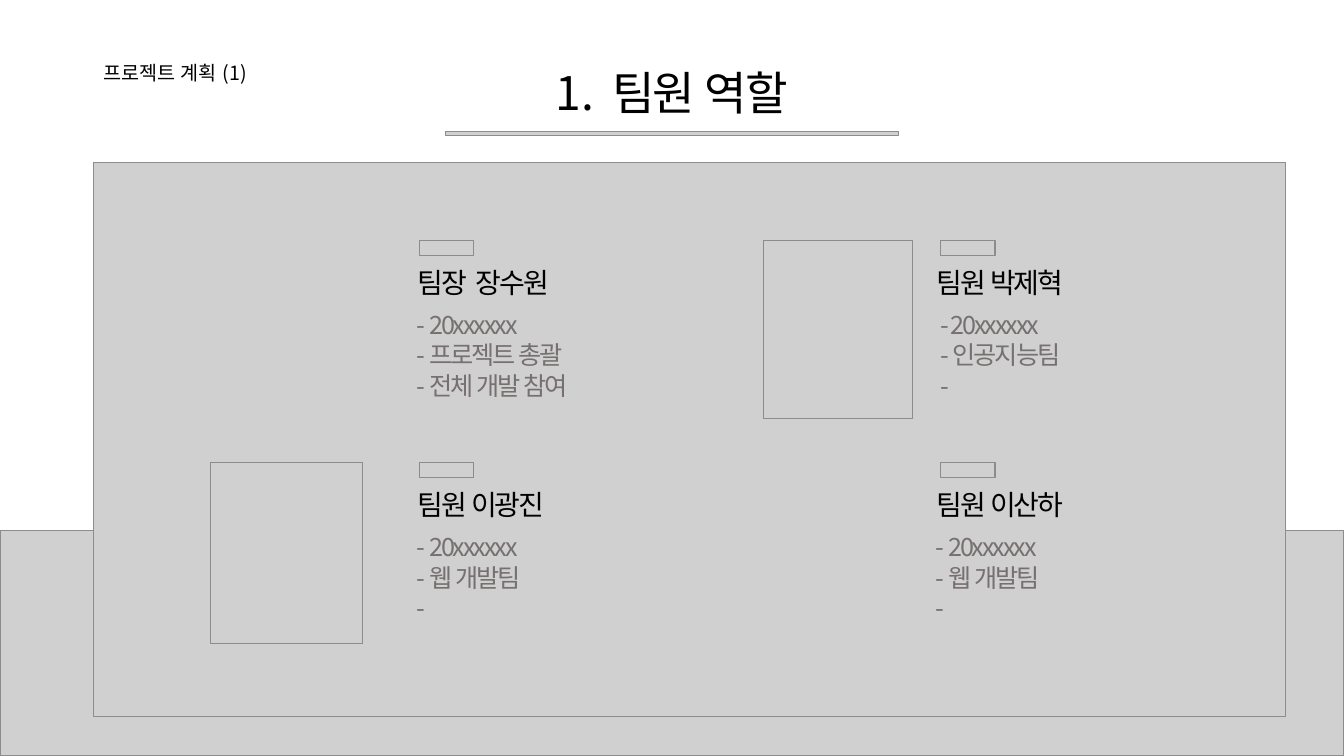
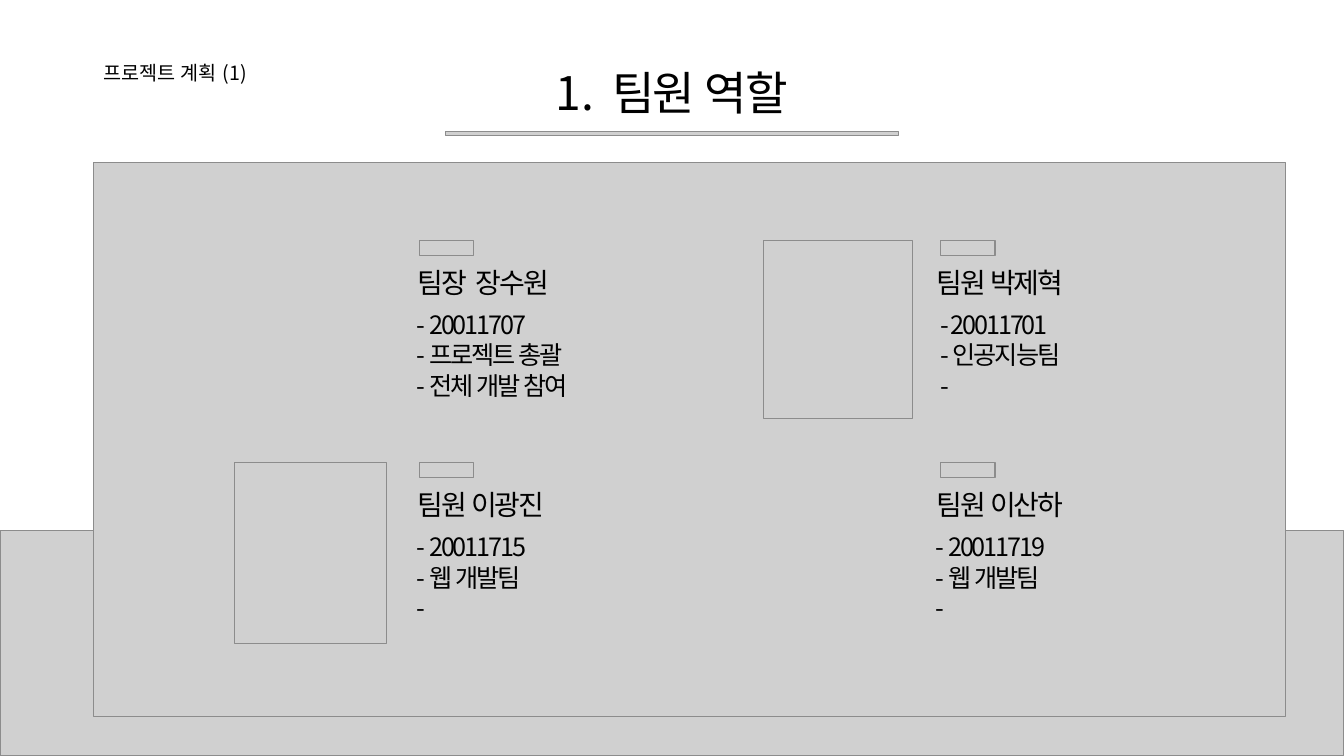
Before and after one commit to zelatndnjs/PromptShield, a slide deck: slide 19 of DOCS/정보보호학과_1조_PromptShield_기획발표.pptx. Drawn at 1344x756 pixels with LibreOffice and Linux fonts; fonts in the diff are those of the drawing; grey boxes stand for pictures; background and template pictures are left out. Boxes give left, top, right and bottom in pixels: in the first picture for what was removed or moved away, otherwise in the second. Text is boxed around its words. In the diff, an @@ line names an element or a change of style, - is before the commit and + after.

```diff
--- a/DOCS/정보보호학과_1조_PromptShield_기획발표.pptx
+++ b/DOCS/정보보호학과_1조_PromptShield_기획발표.pptx
@@ text at box(429, 315, 526, 335): text changed; text colour #767070 to #000000 @@
-- 20xxxxxx
+- 20011707
@@ text at box(951, 315, 1048, 335): text changed; text colour #767070 to #000000 @@
-- 20xxxxxx
+- 20011701
@@ text at box(429, 343, 567, 397): text colour #767070 to #000000 in "- 프로젝트 총괄", "- 전체 개발 참여" @@
@@ text at box(953, 343, 1060, 366): text colour #767070 to #000000 in "- 인공지능팀", "-" @@
@@ picture: place and size @@
-picture at box(211, 463, 362, 643)
+picture at box(235, 463, 386, 643)
@@ text at box(429, 537, 526, 557): text changed; text colour #767070 to #000000 @@
-- 20xxxxxx
+- 20011715
@@ text at box(948, 537, 1045, 557): text changed; text colour #767070 to #000000 @@
-- 20xxxxxx
+- 20011719
@@ text at box(429, 566, 520, 589): text colour #767070 to #000000 in "- 웹 개발팀", "-" @@
@@ text at box(948, 566, 1039, 589): text colour #767070 to #000000 in "- 웹 개발팀", "-" @@
```
Also in this commit, not shown: 2 other slides changed, 1 other file.
